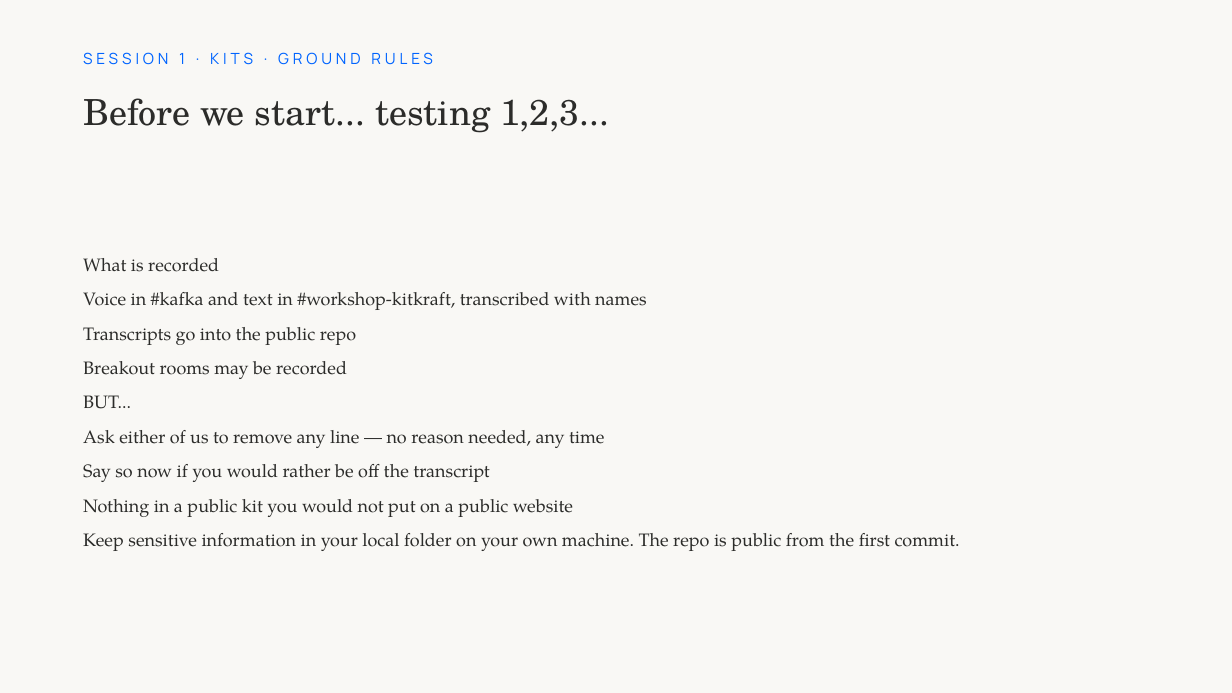
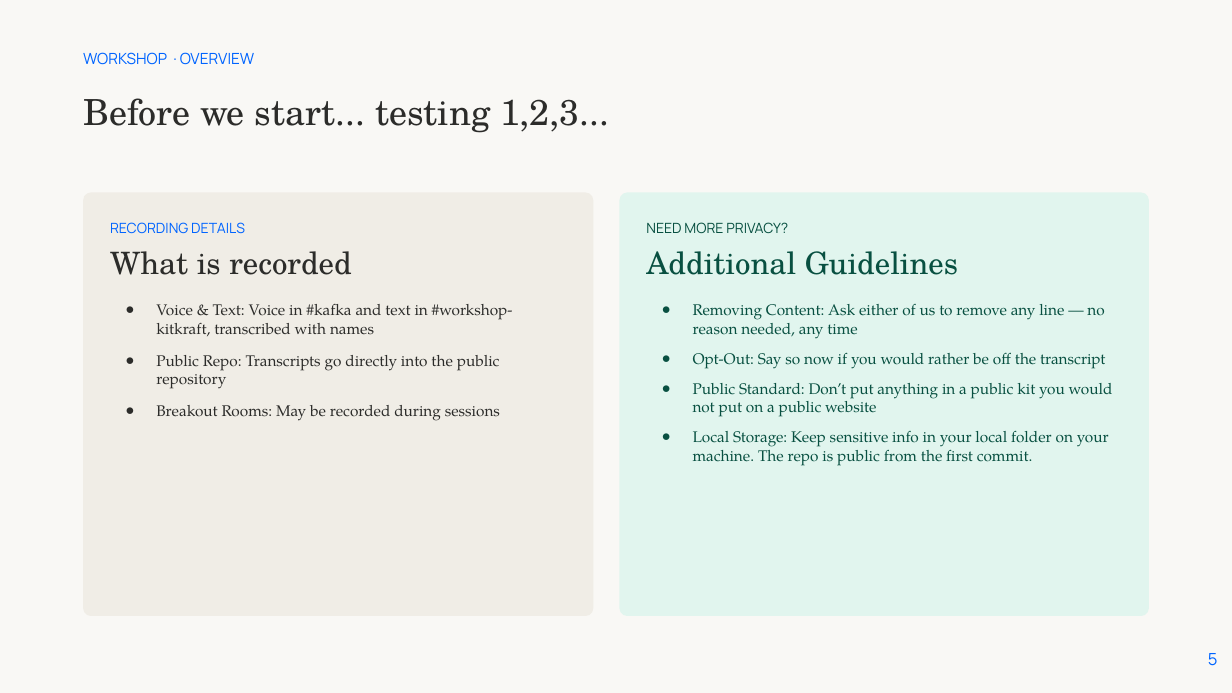
Before and after one commit to protocolvision/workshop-kitkraft, a slide deck: slide 5 of workshop-dev/slides/ai-kitcraft-slides-editable.pptx. Drawn at 1232x693 pixels with LibreOffice and Linux fonts; fonts in the diff are those of the drawing; background and template pictures are left out. Boxes give left, top, right and bottom in pixels: in the first picture for what was removed or moved away, otherwise in the second. Text is boxed around its words. In the diff, an @@ line names an element or a change of style, - is before the commit and + after.

```diff
--- a/workshop-dev/slides/ai-kitcraft-slides-editable.pptx
+++ b/workshop-dev/slides/ai-kitcraft-slides-editable.pptx
@@ text at (x1=83, y1=52, x2=254, y2=65): text changed @@
-SESSION 1 · KITS · GROUND RULES
+WORKSHOP · OVERVIEW
@@ rounded rectangle added at (x1=83, y1=192, x2=593, y2=616), fill #F0EDE6 @@
@@ rounded rectangle added at (x1=619, y1=192, x2=1149, y2=616), fill #E1F5EE @@
@@ text added at (x1=110, y1=222, x2=513, y2=421), 12 pt, text #2C2C2A @@
+RECORDING DETAILS
+What is recorded
+● Voice & Text: Voice in #kafka and text in #workshop-kitkraft, transcribed with names
+● Public Repo: Transcripts go directly into the public repository
+● Breakout Rooms: May be recorded during sessions
@@ text at (x1=646, y1=222, x2=1113, y2=466): text changed; size 14 to 12 pt; text colour #2C2C2A to #085041 @@
-What is recorded
-Voice in #kafka and text in #workshop-kitkraft, transcribed with names
-Transcripts go into the public repo
-Breakout rooms may be recorded
-BUT...
-Ask either of us to remove any line — no reason needed, any time
-Say so now if you would rather be off the transcript
-Nothing in a public kit you would not put on a public website
-Keep sensitive information in your local folder on your own machine. The repo is public from the first commit.
+NEED MORE PRIVACY?
+Additional Guidelines
+● Removing Content: Ask either of us to remove any line — no reason needed, any time
+● Opt-Out: Say so now if you would rather be off the transcript
+● Public Standard: Don’t put anything in a public kit you would not put on a public website
+● Local Storage: Keep sensitive info in your local folder on your machine. The repo is public from the first commit.
@@ page number added at (x1=1208, y1=653, x2=1218, y2=666), 13 pt, text #0064FF @@
+5
```
Also in this commit, not shown: 41 other slides changed, 14 slides added, 15 slides removed, 1 other file.
